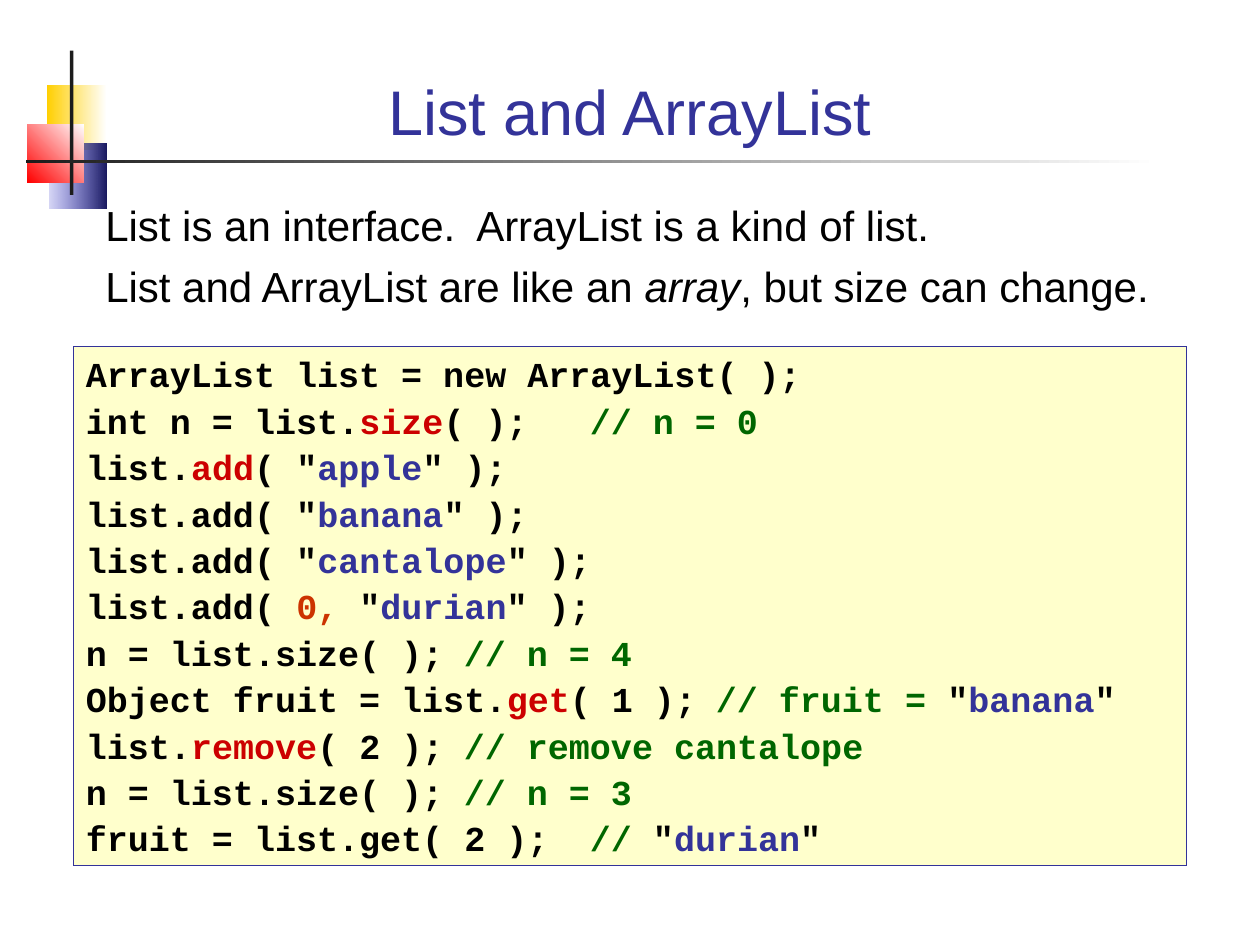
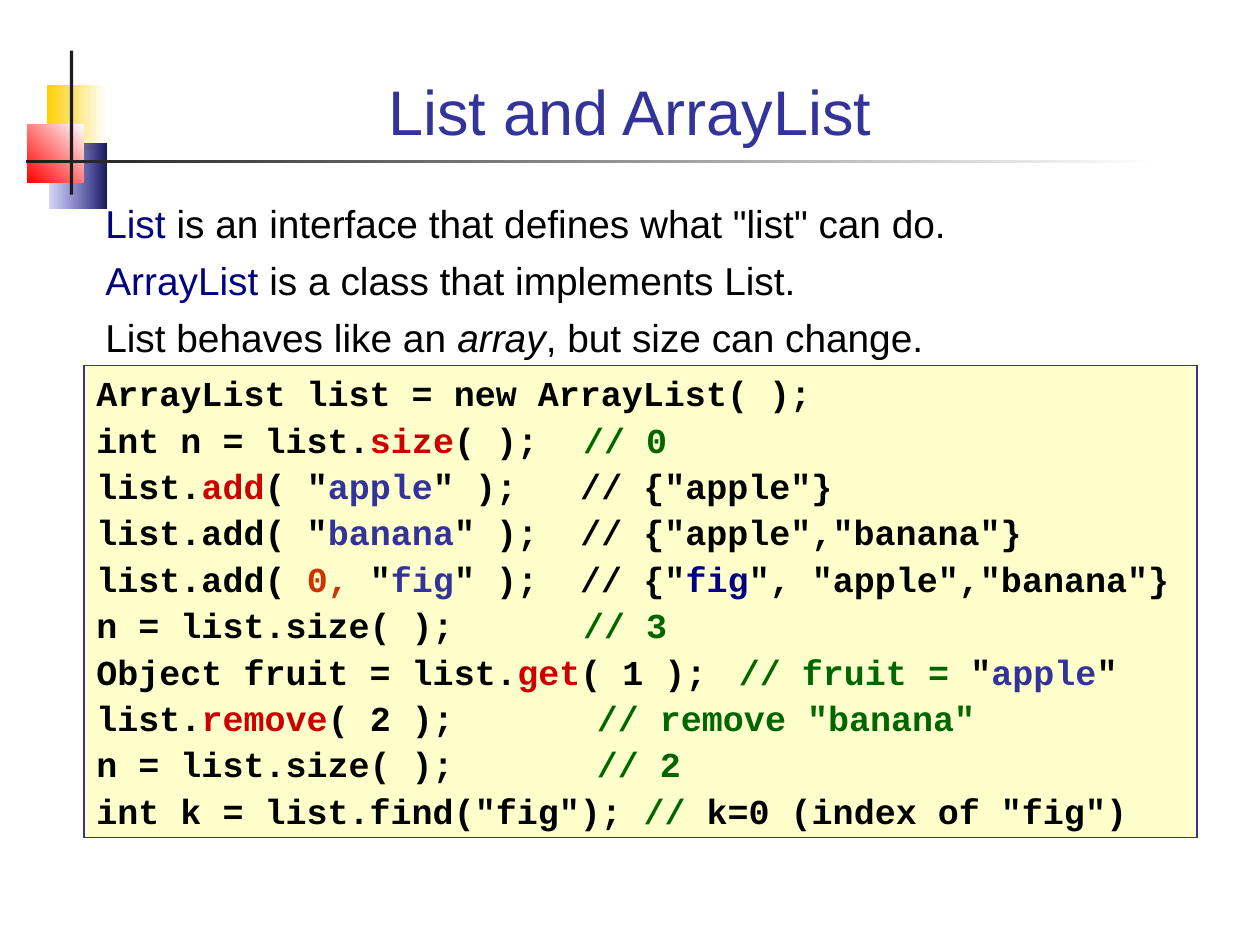
Before and after one commit to skeoop/skeoop.github.io, a slide deck: slide 5 of week3/Collections.ppt. Drawn at 1260x945 pixels with LibreOffice and Linux fonts; fonts in the diff are those of the drawing. Boxes give left, top, right and bottom in pixels: in the first picture for what was removed or moved away, otherwise in the second. Text is boxed around its words. In the diff, an @@ line names an element or a change of style, - is before the commit and + after.

```diff
--- a/week3/Collections.ppt
+++ b/week3/Collections.ppt
@@ text at [105,207,946,359]: text changed; size 24 to 22.2 pt @@
-List is an interface. ArrayList is a kind of list.
-List and ArrayList are like an array, but size can change.
+List is an interface that defines what "list" can do.
+ArrayList is a class that implements List.
+List behaves like an array, but size can change.
@@ rectangle "ArrayList list = new ArrayList( ...": place and size @@
-rectangle "ArrayList list = new ArrayList( ..." at [73,346,1186,866]
+rectangle "ArrayList list = new ArrayList( ..." at [84,365,1197,838]
@@ text in rectangle at [96,428,1169,832]: text changed @@
-int n = list.size( ); // n = 0
-list.add( "apple" );
-list.add( "banana" );
-list.add( "cantalope" );
-list.add( 0, "durian" );
-n = list.size( ); // n = 4
-Object fruit = list.get( 1 ); // fruit = "banana"
-list.remove( 2 ); // remove cantalope
-n = list.size( ); // n = 3
-fruit = list.get( 2 ); // "durian"
+int n = list.size( ); // 0
+list.add( "apple" ); // {"apple"}
+list.add( "banana" ); // {"apple","banana"}
+list.add( 0, "fig" ); // {"fig", "apple","banana"}
+n = list.size( ); // 3
+Object fruit = list.get( 1 ); // fruit = "apple"
+list.remove( 2 ); // remove "banana"
+n = list.size( ); // 2
+int k = list.find("fig"); // k=0 (index of "fig")
```
Also in this commit, not shown: 8 other slides changed, 5 slides added, 3 other files.
